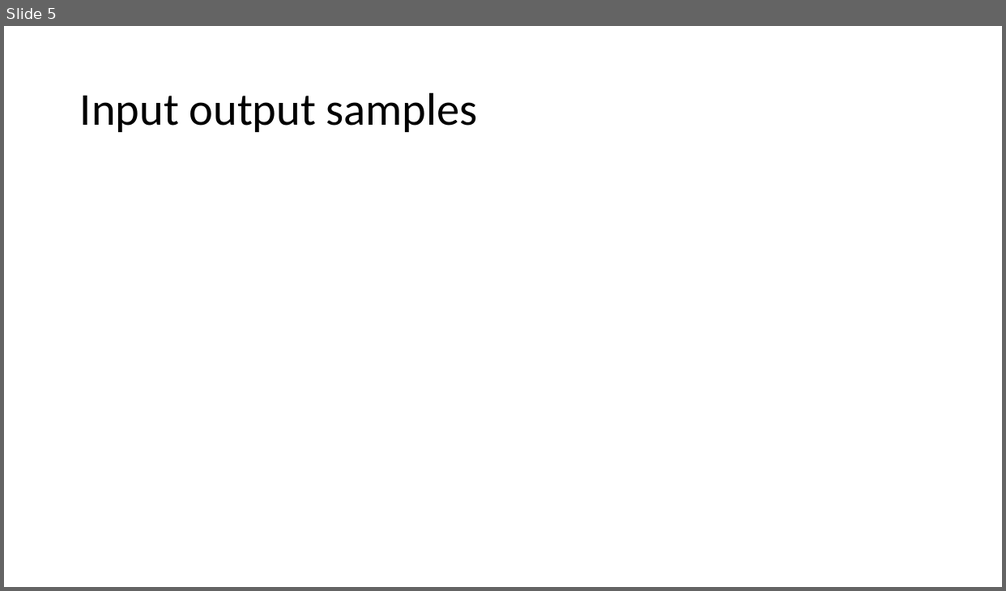
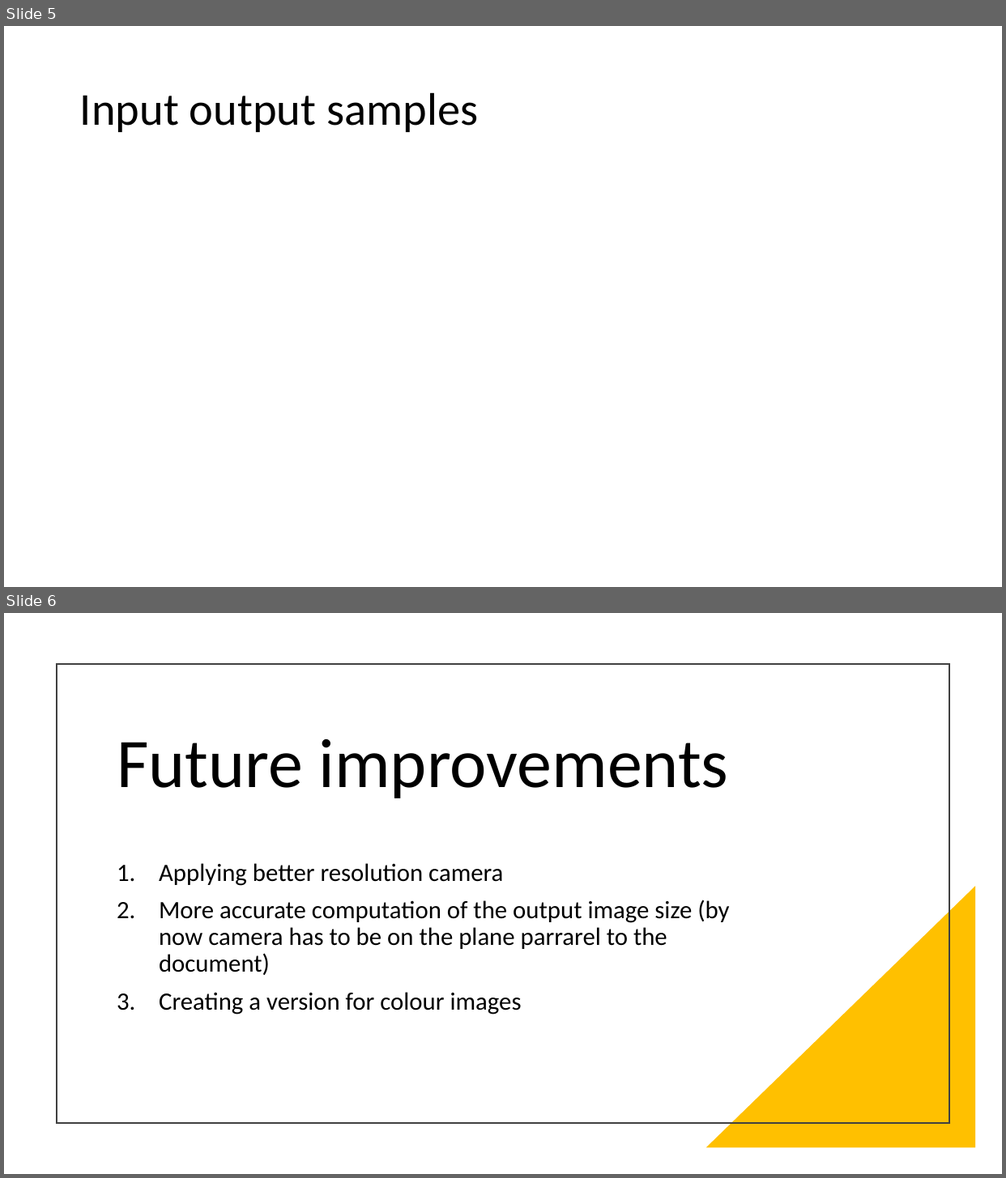
Before and after one commit to JerzyJerzu/Document-Scanner, a slide deck: document_scanner.pptx. Shown one above the other, each under a label of ours: slide 5 before the commit, slides 5 and 6 after it. The pictures are 1006x591 and 1006x1178 pixels, drawn with LibreOffice and Linux fonts; fonts in the diff are those of the drawing. Boxes give left, top, right and bottom in pixels: in the first picture for what was removed or moved away, otherwise in the second. Text is boxed around its words. In the diff, an @@ line names an element or a change of style, - is before the commit and + after.

```diff
--- a/document_scanner.pptx
+++ b/document_scanner.pptx
@@ slide 6 added at box(4, 613, 1002, 1174), background #FFFFFF @@
@@ rectangle added at box(57, 664, 949, 1122), outline #404040 1.5 pt @@
@@ title added at box(117, 739, 729, 798), 67 pt, text #000000 @@
+Future improvements
@@ text added at box(159, 863, 729, 1015), 24 pt, text #000000 @@
+1. Applying better resolution camera
+2. More accurate computation of the output image size (by now camera has to be on the plane parrarel to the document)
+3. Creating a version for colour images
@@ right triangle added at box(706, 886, 976, 1148), fill #FFC000 @@
```
Also in this commit, not shown: 4 slides changed, 6 other files.
